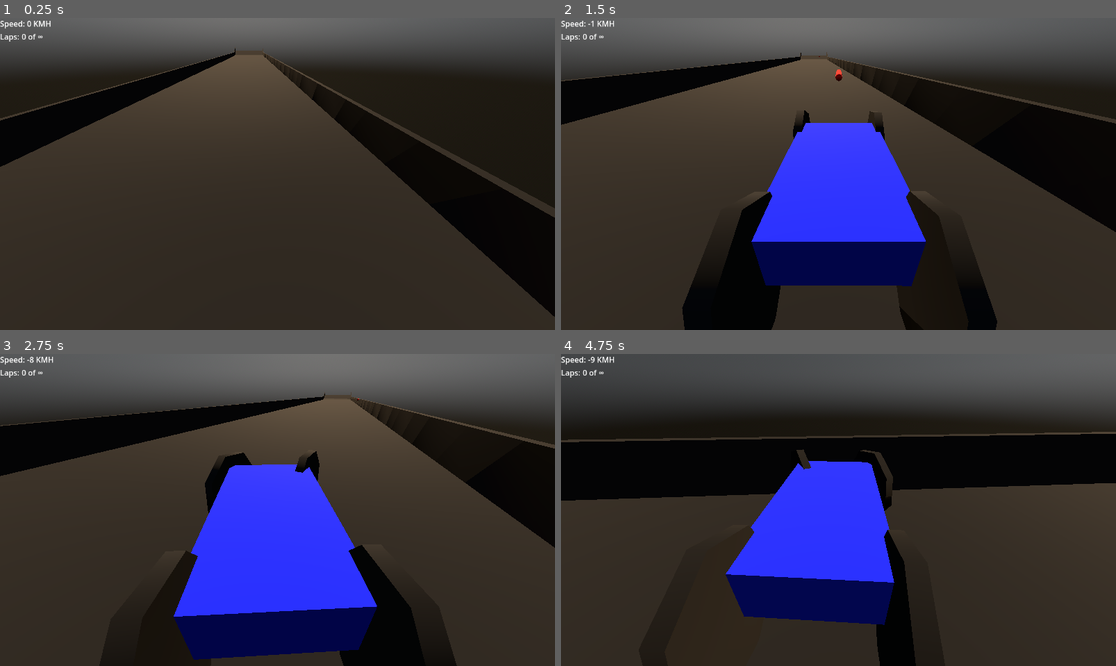
Above: before the commit, frames 1-4 (two rows, left to right).
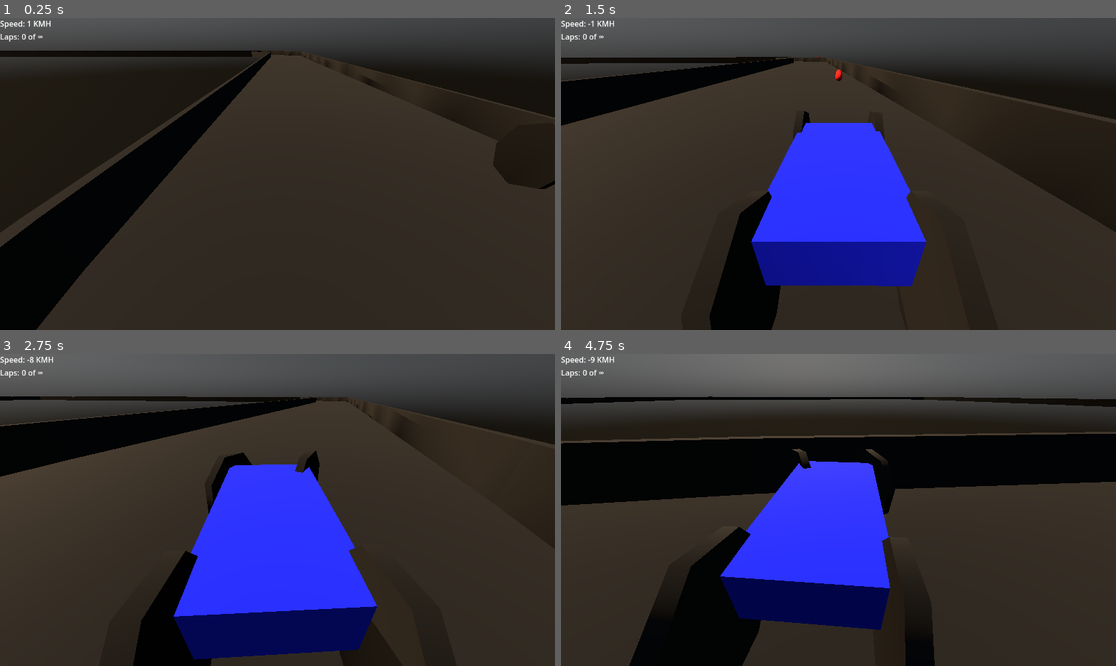
Above: after the commit, the same moments.

Repository: DwoaC/RickNRollRacing
Game: Godot game, scene res://worlds/world_1.tscn
Same seed, same stepped clock (60 frames per second), same inputs: the game is played once before the commit and once after it. Sound files missing from this copy of the repository are replaced by a short silence.
Inputs:
- Up to frame 1 (0.25 s): no input
- Up to frame 2 (1.5 s): hold D (turn_right) 0.53-1.28 s; tap Space (fire) at 0.6, 1.35 s; hold S (brake) from 1.28 s (still down)
- Up to frame 3 (2.75 s): release S (brake) at 2.03 s; hold D (turn_right) from 2.03 s (still down); tap Space (fire) at 2.1 s
- Up to frame 4 (4.75 s): release D (turn_right) at 2.78 s; hold W (accelerate) 2.78-3.53 s; tap Space (fire) at 2.85, 3.6, 4.35 s; hold A (turn_left) from 3.53 s (still down)

The runs differ from the first frame. In frame 1, 37% of the frame differs, in the area x 0-100%, y 0-100%; in frame 2, 24%; in frame 3, 17%; in frame 4, 17%.

Commit message:
added loopdeploop

Diff:
--- /dev/null
+++ b/tracks/loop_de_loop.tscn
@@ -0,0 +1,24 @@
+[gd_scene load_steps=4 format=3 uid="uid://c2b7mhsnkyyfl"]
+
+[ext_resource type="Script" path="res://tracks/track_base.gd" id="1_4ms7o"]
+[ext_resource type="PackedScene" uid="uid://lxtjnwjk6q8t" path="res://tracks/track_cross_section.tscn" id="2_qskg7"]
+
+[sub_resource type="Curve3D" id="Curve3D_ubf12"]
+_data = {
+"points": PackedVector3Array(0, 0, 0, 0, 0, 0, -100, 0, 0, 0, 0, 0, 0, 0, 0, -65.154, 0, 0, 0, 0, 0, 0, 0, 0, -0.532906, 0, -7.27596e-12, -8.00516, -1.9818, 0.315471, 0, 0, 0, 15.6066, 2.95728, -1.67485, -3.96166, -3.27936, 0.943712, 0, 0, 0, 23.6763, 9.96143, -1.67485, 0, 0, 0, 0, 0, 0, 28.7009, 18.8334, -2.58841, 0, 0, 0, 0, 0, 0, 23.9808, 28.4835, -4.72004, 0, 0, 0, 0, 0, 0, 11.9523, 33.7755, -6.09037, 0, 0, 0, 0, 0, 0, -1.59872, 35.332, -7.4607, 0, 0, 0, 0, 0, 0, -15.4543, 32.686, -9.44007, 0, 0, 0, 0, 0, 0, -25.5034, 23.5028, -9.89685, 0, 0, 0, 0, 0, 0, -30.528, 16.8099, -10.8104, 0, 0, 0, 0, 0, 0, -26.8737, 9.65015, -13.0943, 0, 0, 0, 0, 0, 0, -22.1537, 5.91455, -12.6375, 0, 0, 0, 0, 0, 0, -3.88261, 2.80164, -12.6375, 0, 0, 0, 0, 0, 0, 67.2224, 0.311279, -15.9872),
+"tilts": PackedFloat32Array(0, 0, 0, 0, 0, 0, 0, 0, 0, -0.514015, -0.571892, -0.485976, -0.54514, -0.642223, -0.588362, -0.733687)
+}
+point_count = 16
+
+[node name="Node3D" type="Node3D" node_paths=PackedStringArray("main_path")]
+script = ExtResource("1_4ms7o")
+main_path = NodePath("Track")
+spawn_index = 1
+
+[node name="Track" type="Path3D" parent="."]
+curve = SubResource("Curve3D_ubf12")
+
+[node name="TrackCrossSection" parent="Track" instance=ExtResource("2_qskg7")]
+path_simplify_angle = 3.0
+path_joined = false
+smooth_faces = true
--- a/worlds/world_1.tscn
+++ b/worlds/world_1.tscn
@@ -8,7 +8,7 @@
 
 [node name="World" type="Node3D" node_paths=PackedStringArray("cars")]
 script = ExtResource("1_hm5vt")
-track_path = "res://tracks/track_2.tscn"
+track_path = "res://tracks/track_1.tscn"
 cars = [NodePath("Player")]
 
 [node name="WorldEnvironment" parent="." instance=ExtResource("2_w600y")]
Not shown: 1 places in tracks/track_2.tscn that only renumber resources
